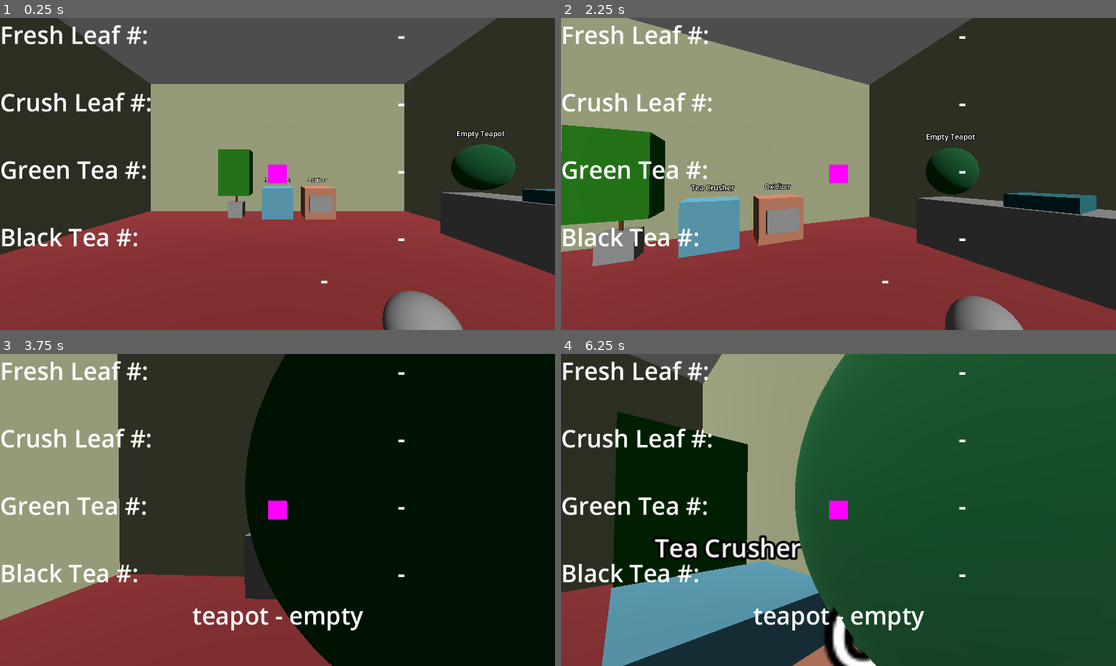
Above: before the commit, frames 1-4 (two rows, left to right).
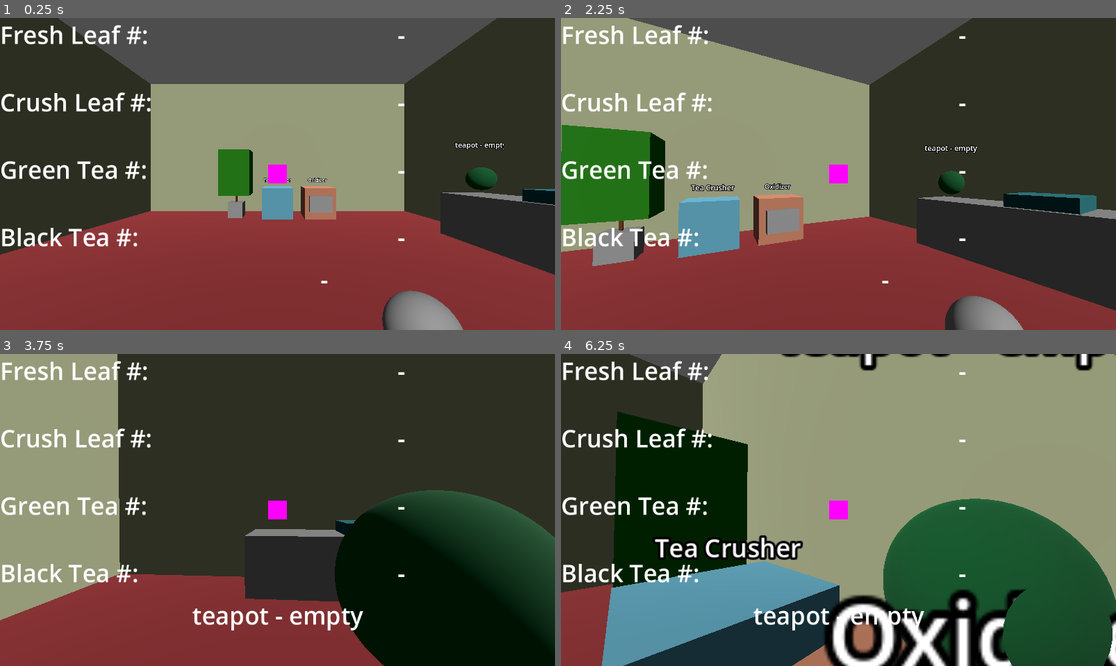
Above: after the commit, the same moments.

Repository: danipurdes/TeaShop
Game: Godot game, scene res://teatree.tscn
The game is run twice, just before and just after one commit, with the same random seed, the same clock (stepped at 60 frames per second) and the same inputs. Sound files missing from this copy of the repository are replaced by a short silence.
Inputs (mouse positions are in pixels of both pictures, inside the frame that each line leads up to):
- Up to frame 1 (0.25 s): no input
- Up to frame 2 (2.25 s): tap Enter at 0.5 s; move the mouse to (866, 174) at 0.52 s; hold W (walk_forward) from 0.53 s (still down); click (866, 174) at 0.6 s; right-click (866, 174) at 0.8 s; move the mouse to (810, 174) at 1.27 s; right-click (810, 174) at 1.35 s; click (810, 174) at 1.55 s; move the mouse to (849, 167) at 2.02 s; click (849, 167) at 2.1 s
- Up to frame 3 (3.75 s): keep holding W (walk_forward); right-click (288, 503) at 2.3 s; move the mouse to (271, 516) at 2.77 s; right-click (271, 516) at 2.85 s; click (271, 516) at 3.05 s; move the mouse to (316, 513) at 3.52 s; click (316, 513) at 3.6 s
- Up to frame 4 (6.25 s): right-click (877, 513) at 3.8 s; move the mouse to (794, 506) at 4.27 s; right-click (794, 506) at 4.35 s; click (794, 506) at 4.55 s; move the mouse to (844, 510) at 5.02 s; click (844, 510) at 5.1 s; right-click (844, 510) at 5.3 s; move the mouse to (816, 503) at 5.77 s; release W (walk_forward) at 5.78 s; hold D (walk_right) from 5.78 s (still down); right-click (816, 503) at 5.85 s; click (816, 503) at 6.05 s

The runs differ from the first frame. In frame 1, 1.3% of the frame differs, in the area x 81-93%, y 36-56%; in frame 2, 1.2%; in frame 3, 37%; in frame 4, 39%, in the area x 39-100%, y 0-100%.

Commit message:
Held item text displays properly
Simplified pickup logic
Held Item label updates when Held Item state changes
Teapot label updates when teapot state changes

Diff:
--- a/Player.gd
+++ b/Player.gd
@@ -3,7 +3,7 @@
 var doMouse1RequestRaycast = false
 var doMouse2RequestRaycast = false
 var raycastEvent
-var RAY_LENGTH = 1000.0
+var RAY_LENGTH = 10.0
 var walk_speed = 2.0
 var rotate_sensitivity_h = 1
 var rotate_invert_h = -1
@@ -14,13 +14,17 @@
 	# Object Picking
 	if Input.is_action_just_pressed("mouse1"):
 		var result = getRaycastResult()
-		if (!result.is_empty() and result.collider.has_method("ping")):
-			result.collider.ping()
+		if !result.is_empty():
+			if "item_type" in result.collider and result.collider.item_type == "teapot":
+				attemptPickup(result.collider)
+			elif result.collider.has_method("ping"):
+				result.collider.ping()
 		doMouse1RequestRaycast = false
 	elif Input.is_action_just_pressed("mouse2"):
 		var result = getRaycastResult()
 		if (!result.is_empty() and result.collider.has_method("ping2")):
 			result.collider.ping2()
+			get_node("/root/Node3D/HUD/Label_HeldItem").text = heldItem.getName()
 		doMouse2RequestRaycast = false
 
 	# Move Held Item
@@ -49,23 +53,15 @@
 		var new_rotation = rotation_degrees
 		new_rotation.y += rotate_invert_h * event.relative.x * rotate_sensitivity_h
 		set_rotation_degrees(new_rotation)
-	#elif event is InputEventMouseButton and event.pressed and event.button_index == 1:
-	#	doMouse1RequestRaycast = true
-	#	raycastEvent = event
-	#	print(event)
-	#elif event is InputEventMouseButton and event.pressed and event.button_index == 2:
-	#	doMouse2RequestRaycast = true
-	#	raycastEvent = event
-	#	print(event)
 
-func attemptPickup(item, hitbox, mesh):
+func attemptPickup(item):
 	if heldItem == null:
-		updateHeldItem(item, hitbox, mesh)
+		updateHeldItem(item)
 
-func updateHeldItem(item, hitbox, mesh):
-	hitbox.disabled = true
+func updateHeldItem(item):
 	heldItem = item
-	heldHitbox = hitbox
+	heldItem.monitoring = false
+	heldItem.monitorable = false
 	get_node("/root/Node3D/HUD/Label_HeldItem").text = heldItem.getName()
 
 func requestDropHeldItem(dropRequestor):
@@ -73,11 +69,10 @@
 		dropHeldItem(dropRequestor)
 
 func dropHeldItem(dropRequestor):
-	$Hand/HeldItem.mesh = null
-	heldHitbox.disabled = false
+	heldItem.monitoring = true
+	heldItem.monitorable = true
 	heldItem.position = dropRequestor.global_position
 	heldItem = null
-	heldHitbox = null
 	get_node("/root/Node3D/HUD/Label_HeldItem").text = "no held item"
 
 func getHeldItem():
--- a/TeapotGreen.gd
+++ b/TeapotGreen.gd
@@ -5,20 +5,21 @@
 
 # Called when the node enters the scene tree for the first time.
 func _ready():
-	pass # Replace with function body.
-
-# Called every frame. 'delta' is the elapsed time since the previous frame.
-func _process(delta):
-	pass
+	$TeapotGreenLabel.text = getName()
 
 func ping():
-	get_node("/root/Node3D/Player").attemptPickup(self, $TeapotGreenHitbox, $TeapotGreenMesh)
+	#get_node("/root/Node3D/Player").attemptPickup(self)
+	pass
 
 func onPing2(pinger):
 	if pinger.item_type == "sink" and state == "empty":
-		state = "full of water"
+		updateState("full of water")
 	elif pinger.item_type == "sink" and state == "full of water":
-		state = "empty"
+		updateState("empty")
+
+func updateState(newState):
+	state = newState
+	$TeapotGreenLabel.text = item_type + " - " + state
 
 func getName():
 	return item_type + " - " + state
--- a/teatree.tscn
+++ b/teatree.tscn
@@ -52,6 +52,7 @@
 size = Vector3(0.8, 0.2, 0.8)
 
 [sub_resource type="SphereShape3D" id="SphereShape3D_na1qy"]
+radius = 0.25
 
 [sub_resource type="StandardMaterial3D" id="StandardMaterial3D_frrqe"]
 albedo_color = Color(0, 0.352941, 0.164706, 1)
@@ -60,6 +61,8 @@
 
 [sub_resource type="SphereMesh" id="SphereMesh_sd412"]
 material = SubResource("StandardMaterial3D_frrqe")
+radius = 0.25
+height = 0.5
 
 [sub_resource type="BoxShape3D" id="BoxShape3D_fxqqb"]
 size = Vector3(1, 1.5, 1)
@@ -275,17 +278,17 @@
 script = ExtResource("2_leiv5")
 
 [node name="TeapotGreenHitbox" type="CollisionShape3D" parent="TeapotGreen"]
-transform = Transform3D(1, 0, 0, 0, 1, 0, 0, 0, 1, 0, 0.5, 0)
+transform = Transform3D(1, 0, 0, 0, 1, 0, 0, 0, 1, 0, 0.25, 0)
 shape = SubResource("SphereShape3D_na1qy")
 
 [node name="TeapotGreenMesh" type="MeshInstance3D" parent="TeapotGreen"]
-transform = Transform3D(1, 0, 0, 0, 1, 0, 0, 0, 1, 0, 0.5, 0)
+transform = Transform3D(1, 0, 0, 0, 1, 0, 0, 0, 1, 0, 0.25, 0)
 mesh = SubResource("SphereMesh_sd412")
 
 [node name="TeapotGreenLabel" type="Label3D" parent="TeapotGreen"]
-transform = Transform3D(1, 0, 0, 0, 1, 0, 0, 0, 1, 0, 1.25, 0)
+transform = Transform3D(1, 0, 0, 0, 1, 0, 0, 0, 1, 0, 1, 0)
 billboard = 1
-text = "Empty Teapot"
+text = "-"
 
 [node name="TeaTree_0" type="Area3D" parent="."]
 transform = Transform3D(1, 0, 0, 0, 1, 0, 0, 0, 1, -1.40965, 0, -4)
